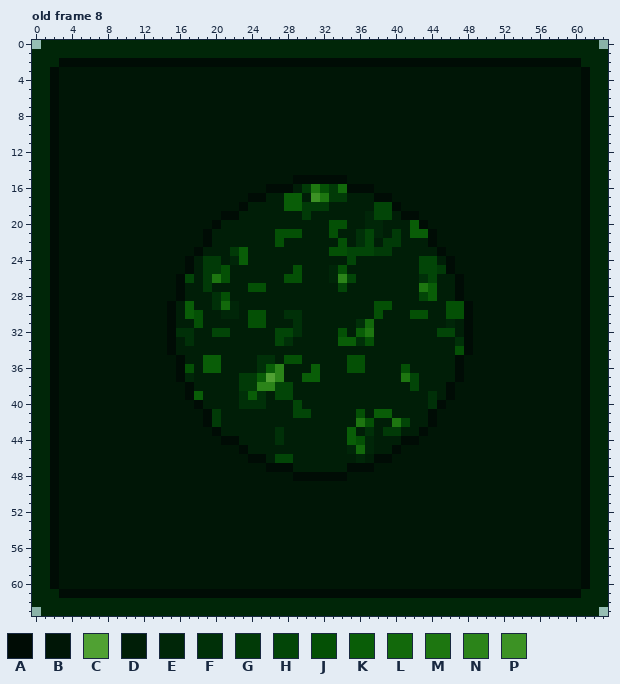
Pixel-art file, stored at cycle/stations/order_station/store_buttons.aseprite. The first picture shows the starting point.
64x64 pixels, 8 frames. Colours within 5 levels of each other are drawn and written as one. Shown: old frame 8.
Visible layers, top first: "frame", "content", "bg".
Palette (. is transparent): A #000c05  B #001606  C #50a133  D #001e07  E #002608  F #003008  G #013a07  H #024507  J #045005  K #095d07  L #12690b  M #1d7610  N #2b8419  P #3c9224
Pixels before, old frame 8 (only the part around the change), first column x 11:
 0 EEEEEEEEEEEEEEEEEEEEEEEEEEEEEEEEEEEEEEEEE
 1 EEEEEEEEEEEEEEEEEEEEEEEEEEEEEEEEEEEEEEEEE
 2 AAAAAAAAAAAAAAAAAAAAAAAAAAAAAAAAAAAAAAAAA
 3 BBBBBBBBBBBBBBBBBBBBBBBBBBBBBBBBBBBBBBBBB
 4 BBBBBBBBBBBBBBBBBBBBBBBBBBBBBBBBBBBBBBBBB
 5 BBBBBBBBBBBBBBBBBBBBBBBBBBBBBBBBBBBBBBBBB
 6 BBBBBBBBBBBBBBBBBBBBBBBBBBBBBBBBBBBBBBBBB
 7 BBBBBBBBBBBBBBBBBBBBBBBBBBBBBBBBBBBBBBBBB
 8 BBBBBBBBBBBBBBBBBBBBBBBBBBBBBBBBBBBBBBBBB
 9 BBBBBBBBBBBBBBBBBBBBBBBBBBBBBBBBBBBBBBBBB
10 BBBBBBBBBBBBBBBBBBBBBBBBBBBBBBBBBBBBBBBBB
11 BBBBBBBBBBBBBBBBBBBBBBBBBBBBBBBBBBBBBBBBB
12 BBBBBBBBBBBBBBBBBBBBBBBBBBBBBBBBBBBBBBBBB
13 BBBBBBBBBBBBBBBBBBBBBBBBBBBBBBBBBBBBBBBBB
14 BBBBBBBBBBBBBBBBBBBBBBBBBBBBBBBBBBBBBBBBB
15 BBBBBBBBBBBBBBBBBBAAAAAABBBBBBBBBBBBBBBBB
16 BBBBBBBBBBBBBBBAAADGMJGLAAABBBBBBBBBBBBBB
17 BBBBBBBBBBBBBAADDKKDPMGGDDDAABBBBBBBBBBBB
18 BBBBBBBBBBBBADDDDKKGGGDDDDDHHABBBBBBBBBBB
19 BBBBBBBBBBAADDDDDDDGDDDDDDEHHDAABBBBBBBBB
20 BBBBBBBBBADDDDDDDDDDDDJJDDEEDDDKABBBBBBBB
21 BBBBBBBBADDDDDDDJJJDDDJDDFHEDGDKKABBBBBBB
22 BBBBBBBBADDDDDDDJDDDDDDJDFHDGGDDDABBBBBBB
23 BBBBBBBADDDGKDDDDDDDDDJJHHHGGDDDDDABBBBBB
24 BBBBBBADGGDEKDDDDDDDDDDDHDDDDDDDHHDABBBBB
25 BBBBBBADGGJDDDDDDDJDDDEJDDDDDDDDHHGABBBBB
26 BBBBBAHDGMJDDDDDDJJDDDENHDDDDDDDFHDDABBBB
27 BBBBBADDGDDDDJJDDDDDDDDHDDDDDDDDMKDDABBBB
28 BBBBBADDDFJDDDDDDDDDDDDDDDDDDDDDHKDDABBBB
29 BBBBADKDDFLEDDDDDDDDDDDDDDDJJDDDDDDJJABBB
30 BBBBADKJDDEEDJJDDFFDDDDDDDDJDDDJJDDJJABBB
31 BBBBADDJDDDDDJJDDDFDDDDDDFLDDDDDDDDEDABBB
32 BBBBAFFDDHHDDDDDHHFDDDDJDKMDDDDDDDHHDABBB
33 BBBBADFDDDDDDDDDHFDDDDDKKFJDDDDDDDDDFABBB
34 BBBBADDDDDDDDDDDDDDDDDDDDDDDDDDDDDDDJABBB
35 BBBBBADDKKDDDDFFDJJDDDDDJJDDDDDDDDDDABBBB
36 BBBBBAJDKKDDDDFKNDDDKDDDJJDDDDJDDDDDABBBB
37 BBBBBAEDDDDDGGKCNDDKKDDDDDDDDDMHDDDDABBBB
38 BBBBBBADDDDDGGNNHHDDDDDDDDDDDDDHDDDABBBBB
39 BBBBBBAKDDDDFKFDHHDDDDDDDDDDDDDDDFDABBBBB
40 BBBBBBBADDDDFFFDDDHDDDDDDDDDDDDDDFABBBBBB
41 BBBBBBBBAGDDDDDDDDHHDDDDDJDKKDDDDABBBBBBB
42 BBBBBBBBAGDDDDDDDDDDDDDDDMJDDMHDDABBBBBBB
43 BBBBBBBBBADDDDDDFDDDDDDDKDFDGGDDABBBBBBBB
44 BBBBBBBBBBAADDDDFDDDDDDDKJEDDDAABBBBBBBBB
45 BBBBBBBBBBBBADDDDDDDDDDDELEDDABBBBBBBBBBB
46 BBBBBBBBBBBBBAADHHDDDDDDDEDAABBBBBBBBBBBB
47 BBBBBBBBBBBBBBBAAADDDDDDAAABBBBBBBBBBBBBB
48 BBBBBBBBBBBBBBBBBBAAAAAABBBBBBBBBBBBBBBBB
49 BBBBBBBBBBBBBBBBBBBBBBBBBBBBBBBBBBBBBBBBB
50 BBBBBBBBBBBBBBBBBBBBBBBBBBBBBBBBBBBBBBBBB
51 BBBBBBBBBBBBBBBBBBBBBBBBBBBBBBBBBBBBBBBBB
52 BBBBBBBBBBBBBBBBBBBBBBBBBBBBBBBBBBBBBBBBB
53 BBBBBBBBBBBBBBBBBBBBBBBBBBBBBBBBBBBBBBBBB
54 BBBBBBBBBBBBBBBBBBBBBBBBBBBBBBBBBBBBBBBBB
55 BBBBBBBBBBBBBBBBBBBBBBBBBBBBBBBBBBBBBBBBB
56 BBBBBBBBBBBBBBBBBBBBBBBBBBBBBBBBBBBBBBBBB
57 BBBBBBBBBBBBBBBBBBBBBBBBBBBBBBBBBBBBBBBBB
58 BBBBBBBBBBBBBBBBBBBBBBBBBBBBBBBBBBBBBBBBB
59 BBBBBBBBBBBBBBBBBBBBBBBBBBBBBBBBBBBBBBBBB
60 BBBBBBBBBBBBBBBBBBBBBBBBBBBBBBBBBBBBBBBBB
61 AAAAAAAAAAAAAAAAAAAAAAAAAAAAAAAAAAAAAAAAA
62 EEEEEEEEEEEEEEEEEEEEEEEEEEEEEEEEEEEEEEEEE
63 EEEEEEEEEEEEEEEEEEEEEEEEEEEEEEEEEEEEEEEEE
And afterwards:
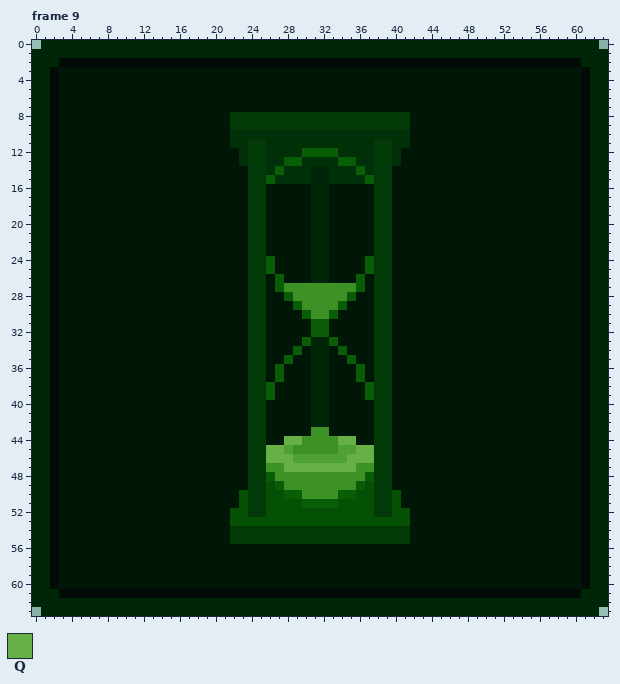
Colours new in this view: Q #67b046
A new or re-ordered frame is compared with the old frame closest to it.
Difference:
frames 8 -> 9
Changed rows in their new state; - is an unchanged pixel.
Frame 9 is new; against old frame 8, layer "content":
first column x 15:
 8 -------GGGGGGGGGGGGGGGGGGGG-------
 9 -------GGGGGGGGGGGGGGGGGGGG-------
10 -------FFFFFFFFFFFFFFFFFFFF-------
11 -------FFGGFFFFFFFFFFFFGGFF-------
12 --------FGGFFFFKKKKFFFFGGF--------
13 --------FGGFFKKFFFFKKFFGGF--------
14 ---------GGFKFFFEEFFFKFGG---------
15 ---------GGKFFFFEEFFFFKGG---------
16 ---------GGBBBBBEEBBBBBGG---------
17 ---------GGBBBBBEEBBBBBGG---------
18 --------BGGBBBBBEEBBBBBGGB--------
19 ------BBBGGBBBBBEEBBBBBGGBBB------
20 -----BBBBGGBBBBBEEBBBBBGGBBBB-----
21 ----BBBBBGGBBBBBEEBBBBBGGBBBBB----
22 ----BBBBBGGBBBBBEEBBBBBG-BBBBB----
23 ---BBBBBBGGBBBBBEEBBBBB--BBBBBB---
24 --BBBBBBBGGKBBBBEEBBBBKGGBBBBBBB--
25 --BBBBBBBGGKBBBBEEBBBBKGGBBBBBBB--
26 -BBBBBBBBGGBKBBBEEBBBKBGGBBBBBBBB-
27 -BBBBBBBBGGBKPPPPPPPPKBGGBBBBBBBB-
28 -BBBBBBBBGGBBKPPPPPPKBBGGBBBBBBBB-
29 BBBBBBBBBGGBBBKPPPPKBBBGGBBBBBBBBB
30 BBBBBBBBBGGBBBBKPPKBBBBGGBBBBBBBBB
31 BBBBBBBBBGGBBBBBKKBBBBBGGBBBBBBBBB
32 BBBBBBBBBGGBBBBBKKBBBBBGGBBBBBBBBB
33 BBBBBBBBBGGBBBBKEEKBBBBGGBBBBBBBBB
34 BBBBBBBBBGGBBBKBEEBKBBBGGBBBBBBBBB
35 -BBBBBBBBGGBBKBBEEBBKBBGGBBBBBBBB-
36 -BBBBBBBBGGBKBBBEEBBBKBGGBBBBBBBB-
37 -BBBBBBBB-GBKBBBEEBBBKBGGBBBBBBBB-
38 --BBBBBBB-GKBBBBEEBBBBKGGBBBBBBB--
39 --BBBBBBBGGKBBBBEEBBBBKGGBBBBBBB--
40 ---BBBBBBGGBBBBBEEBBBBBGGBBBBBB---
41 ----BBBBBGGBBBBBEEBBBBBGGBBBBB----
42 ----BBBBBGGBBBBBEEBBBBBGGBBBBB----
43 -----BBBBGGBBBBBPPBBBBBG-BBBB-----
44 ------BBBGGBBQQPPPPQQBBGGBBB------
45 --------BGGQQCPPPPPCCQQGGB--------
46 ---------GGQQQCCCCCCQQQGG---------
47 ---------GGPPQQQQQQQQPPGG---------
48 ---------GGKPPPPPPPPPPKGG---------
49 ---------GGJKPPPPPPPPKJGG---------
50 --------JGGJJKKPPPPKKJJGGJ--------
51 --------JGGJJJJKKKKJJJJGGJ--------
52 -------JJGGJJJJJJJJJJJJGGJJ-------
53 -------JJJJJJJJJJJJJJJJJJJJ-------
54 -------GGGGGGGGGGGGGGGGGGGG-------
55 -------GGGGGGGGGGGGGGGGGGGG-------
